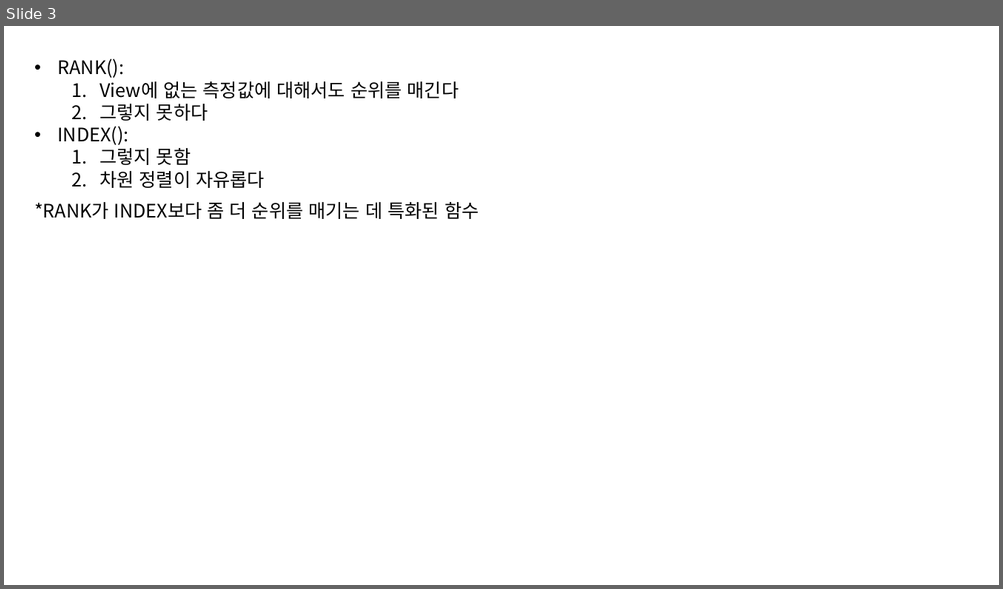
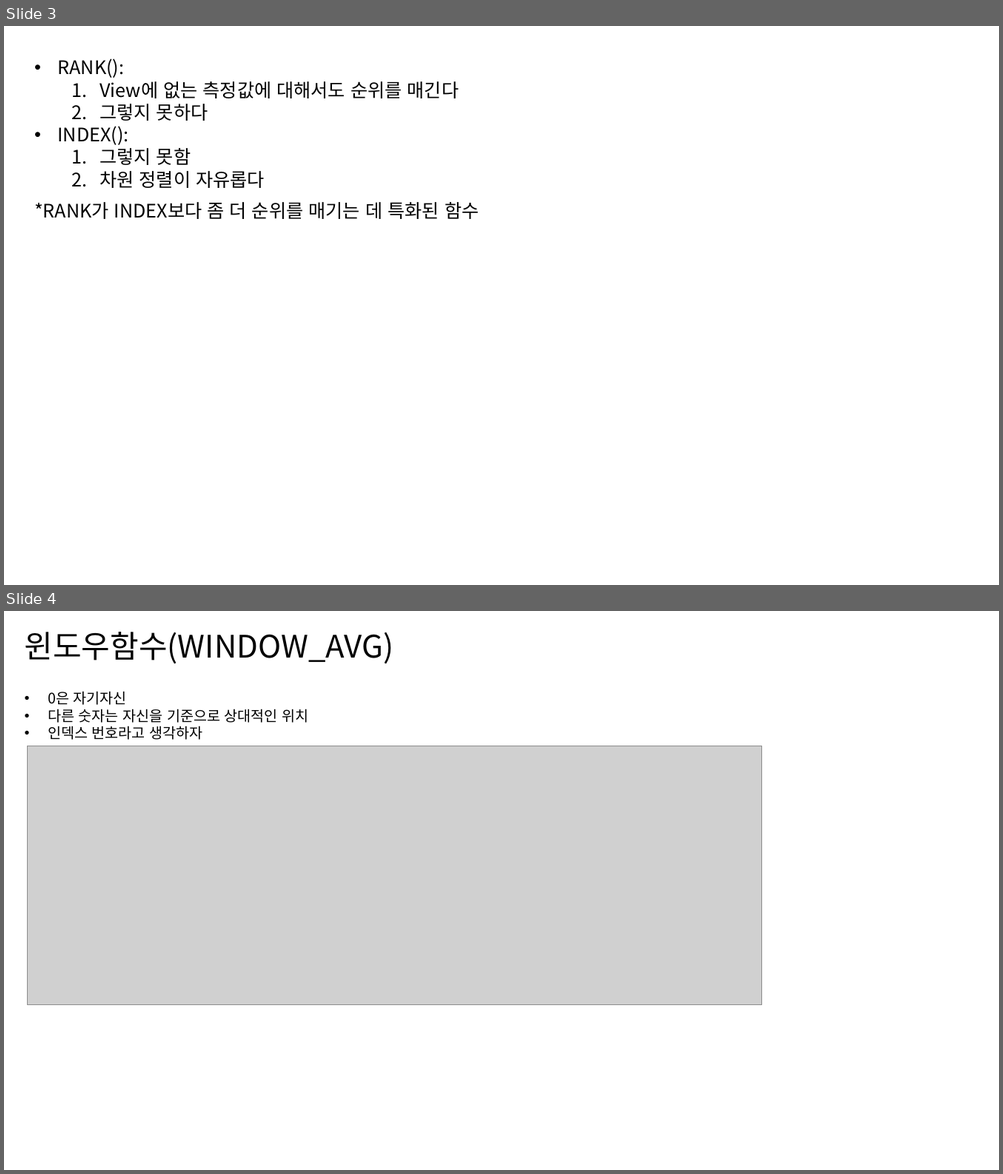
Before and after one commit to ktw09876/Data_Visualization, a slide deck: Tableau/example3/Tableau_예제3_테이블계산.pptx. Shown one above the other, each under a label of ours: slide 3 before the commit, slides 3 and 4 after it. The pictures are 1003x589 and 1003x1174 pixels, drawn with LibreOffice and Linux fonts; fonts in the diff are those of the drawing; grey boxes stand for pictures. Boxes give left, top, right and bottom in pixels: in the first picture for what was removed or moved away, otherwise in the second. Text is boxed around its words. In the diff, an @@ line names an element or a change of style, - is before the commit and + after.

Commit message:
집계함수와 VLOD

```diff
--- a/Tableau/example3/Tableau_예제3_테이블계산.pptx
+++ b/Tableau/example3/Tableau_예제3_테이블계산.pptx
@@ slide 4 added at (x1=4, y1=611, x2=999, y2=1170), background #FFFFFF @@
@@ text added at (x1=25, y1=632, x2=394, y2=664), 30 pt, text #000000 @@
+윈도우함수(WINDOW_AVG)
@@ text added at (x1=48, y1=691, x2=308, y2=740), 14 pt, text #000000 @@
+• 0은 자기자신
+• 다른 숫자는 자신을 기준으로 상대적인 위치
+• 인덱스 번호라고 생각하자
@@ picture added at (x1=27, y1=746, x2=761, y2=1005) @@
```
Also in this commit, not shown: 5 other slides added.
